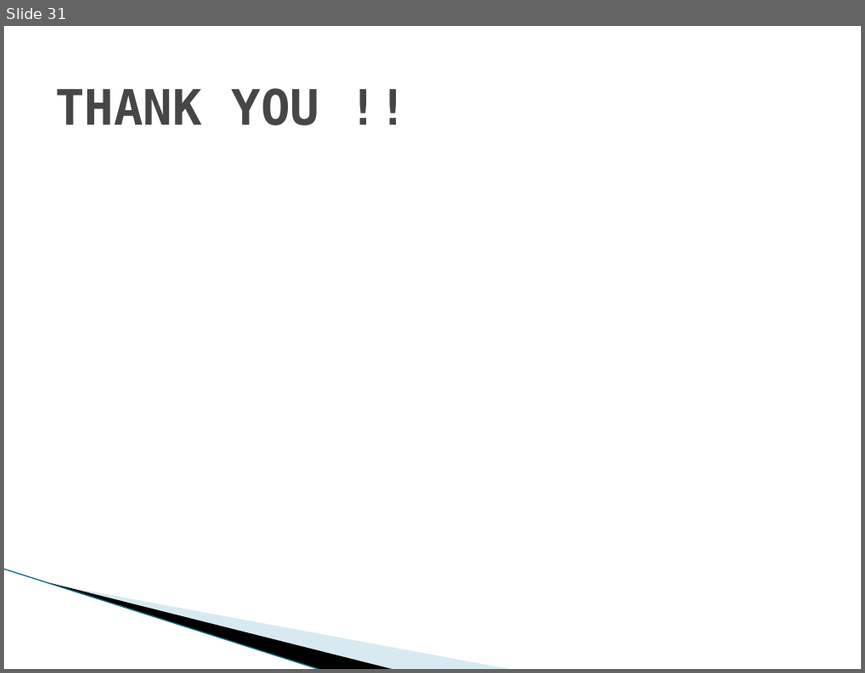
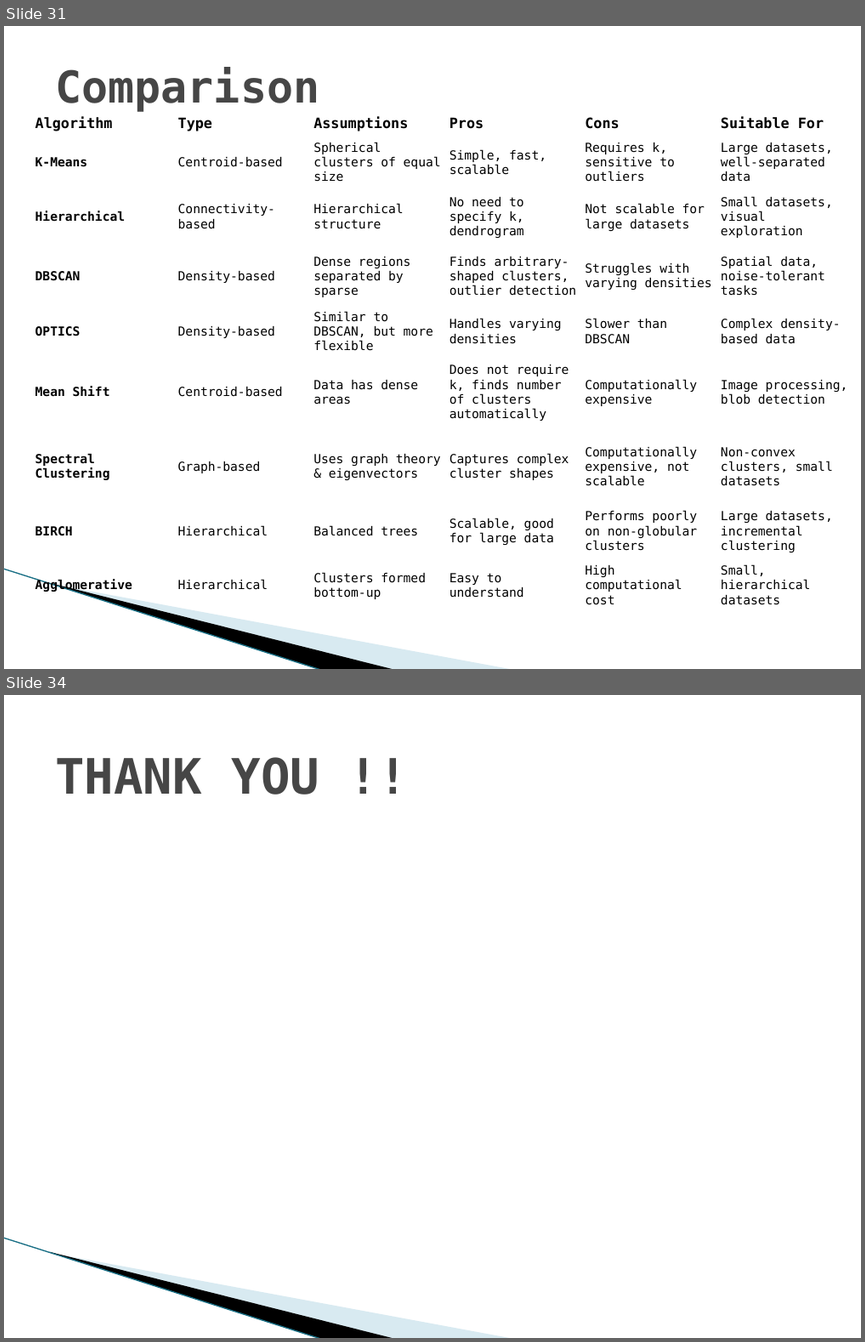
Before and after one commit to parthiban81lavanya/Clustering-Algorithms, a slide deck: Clustering Algorithms.pptx. Shown one above the other, each under a label of ours: slide 31 before the commit, slides 31 and 34 after it; the slides between them are not shown. The pictures are 865x673 and 865x1342 pixels, drawn with LibreOffice and Linux fonts; fonts in the diff are those of the drawing; background and template pictures are left out. Boxes give left, top, right and bottom in pixels: in the first picture for what was removed or moved away, otherwise in the second. Text is boxed around its words. In the diff, an @@ line names an element or a change of style, - is before the commit and + after.

```diff
--- a/Clustering Algorithms.pptx
+++ b/Clustering Algorithms.pptx
@@ slide 31 added at (x1=4, y1=26, x2=861, y2=669), background #FFFFFF; not listed: 3 template elements that a slide beside it also shows @@
@@ title added at (x1=55, y1=67, x2=319, y2=111), 36.9 pt, text #464646, bold @@
+Comparison
@@ table added at (x1=32, y1=112, x2=852, y2=654), 10 rows, 6 columns @@
+Algorithm | Type | Assumptions | Pros | Cons | Suitable For
+K-Means | Centroid-based | Spherical clusters of equal size | Simple, fast, scalable | Requires k, sensitive to outliers | Large datasets, well-separated data
+Hierarchical | Connectivity-based | Hierarchical structure | No need to specify k, dendrogram | Not scalable for large datasets | Small datasets, visual exploration
+DBSCAN | Density-based | Dense regions separated by sparse | Finds arbitrary-shaped clusters, outlier detection | Struggles with varying densities | Spatial data, noise-tolerant tasks
+OPTICS | Density-based | Similar to DBSCAN, but more flexible | Handles varying densities | Slower than DBSCAN | Complex density-based data
+Mean Shift | Centroid-based | Data has dense areas | Does not require k, finds number of clusters automatically | Computationally expensive | Image processing, blob detection
+Spectral Clustering | Graph-based | Uses graph theory & eigenvectors | Captures complex cluster shapes | Computationally expensive, not scalable | Non-convex clusters, small datasets
+BIRCH | Hierarchical | Balanced trees | Scalable, good for large data | Performs poorly on non-globular clusters | Large datasets, incremental clustering
+Agglomerative | Hierarchical | Clusters formed bottom-up | Easy to understand | High computational cost | Small, hierarchical datasets
+ |  |  |  |  | 
@@ what was slide 31 is now slide 34 @@
```
Also in this commit, not shown: 1 slide changed, 2 other slides added.
